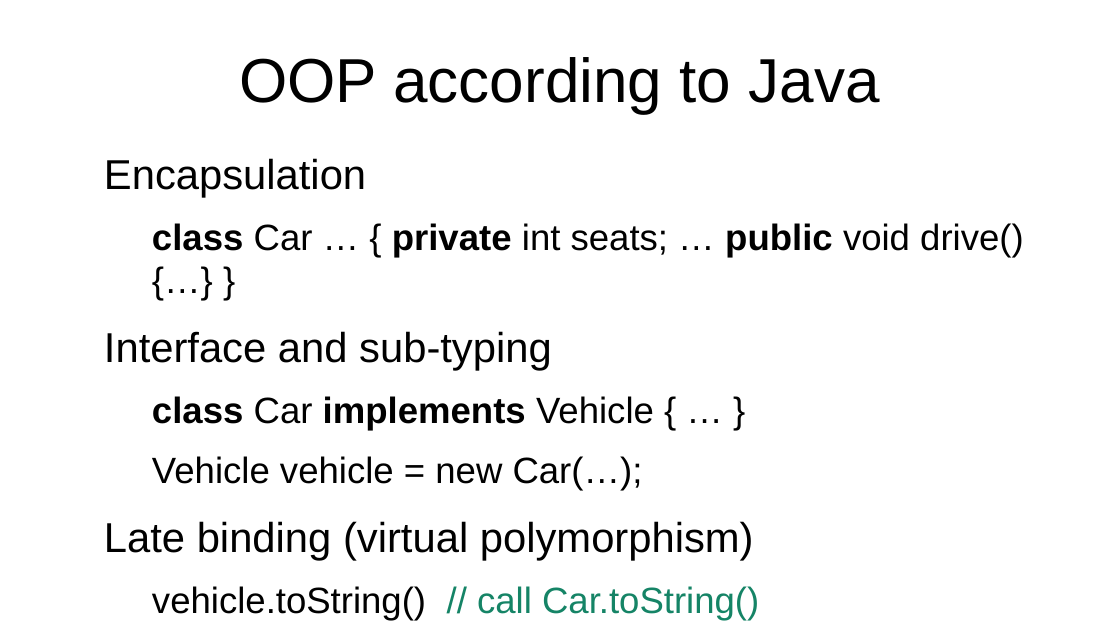
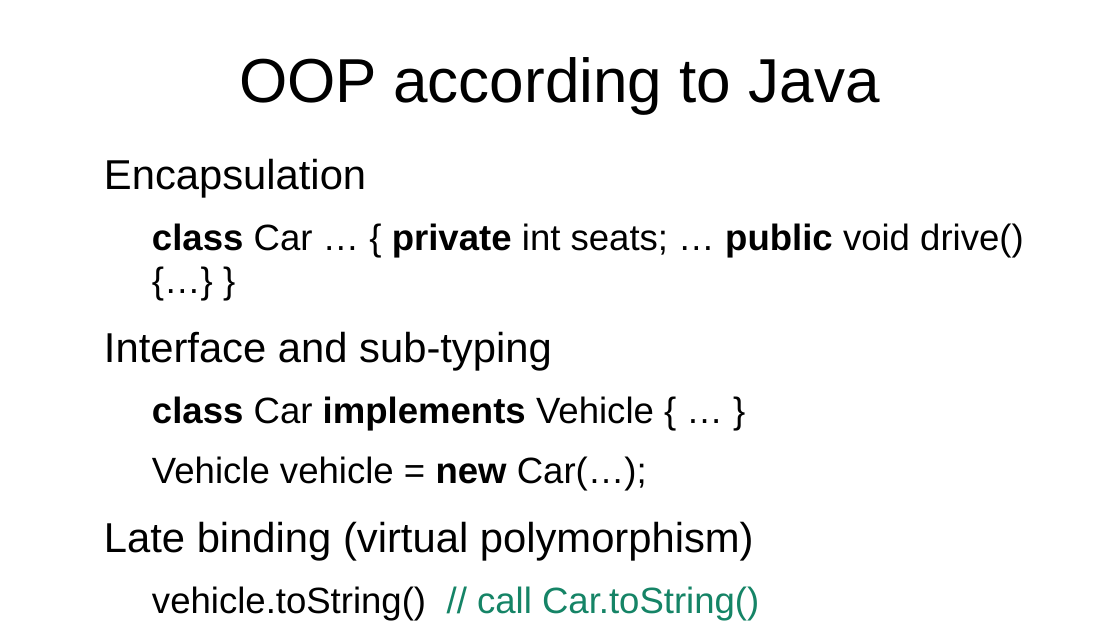
Before and after one commit to forax/dop-examples, a slide deck: slide 11 of data first programming.odp. Drawn at 1120x630 pixels with LibreOffice and Linux fonts; fonts in the diff are those of the drawing. Boxes give left, top, right and bottom in pixels: in the first picture for what was removed or moved away, otherwise in the second. Text is boxed around its words. In the diff, an @@ line names an element or a change of style, - is before the commit and + after.

```diff
--- a/data first programming.odp
+++ b/data first programming.odp
@@ text at (152,456,647,491): bold on in "new" @@
```
Also in this commit, not shown: 8 other slides changed, 11 other files.
